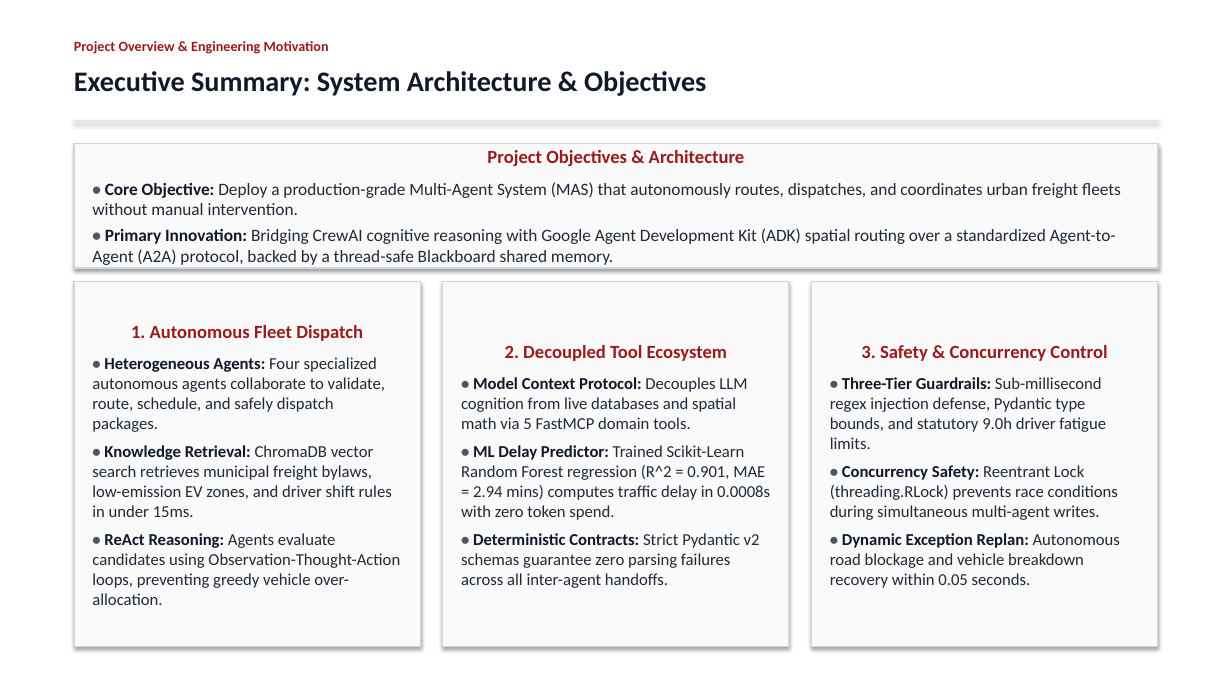
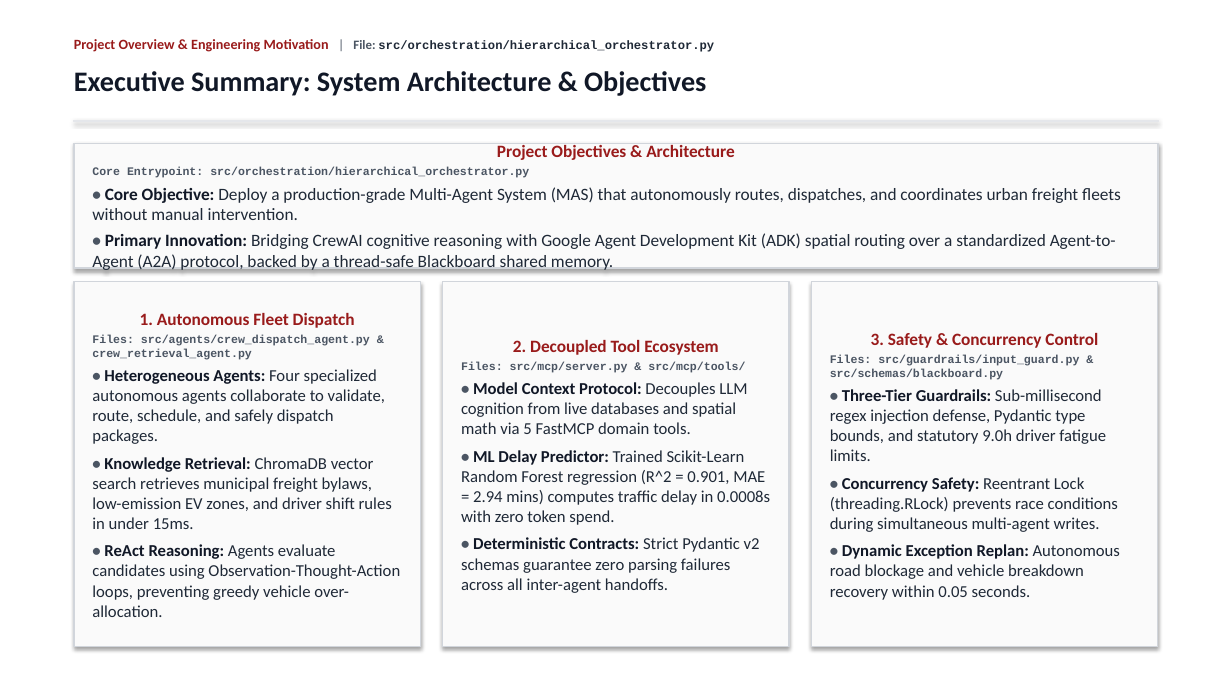
Before and after one commit to Akshat5091/DeliveryFleet-MAS, a slide deck: slide 2 of Eval 2 Documents/DeliveryFleet_MAS_Evaluation2_Master_Presentation.pptx. Drawn at 1232x693 pixels with LibreOffice and Linux fonts; fonts in the diff are those of the drawing. Boxes give left, top, right and bottom in pixels: in the first picture for what was removed or moved away, otherwise in the second. Text is boxed around its words. In the diff, an @@ line names an element or a change of style, - is before the commit and + after.

```diff
--- a/Eval 2 Documents/DeliveryFleet_MAS_Evaluation2_Master_Presentation.pptx
+++ b/Eval 2 Documents/DeliveryFleet_MAS_Evaluation2_Master_Presentation.pptx
@@ text at (x1=74, y1=39, x2=714, y2=52): text changed; size 11 to 9.5 pt; font Calibri to Courier New; text colour #991B1B to #1F2937 @@
-Project Overview & Engineering Motivation
+Project Overview & Engineering Motivation | File: src/orchestration/hierarchical_orchestrator.py
@@ text in rectangle at (x1=497, y1=143, x2=735, y2=160): size 14.5 to 13.5 pt in "Project Objectives & Architecture"; less space between paragraphs @@
@@ text in rectangle at (x1=92, y1=167, x2=529, y2=178): paragraph added @@
+Core Entrypoint: src/orchestration/hierarchical_orchestrator.py
@@ text in rectangle at (x1=140, y1=313, x2=355, y2=328): size 14.5 to 13.5 pt in "1. Autonomous Fleet Dispatch"; less space between paragraphs @@
@@ text in rectangle at (x1=92, y1=334, x2=370, y2=360): paragraph added @@
+Files: src/agents/crew_dispatch_agent.py & crew_retrieval_agent.py
@@ text in rectangle at (x1=513, y1=340, x2=718, y2=355): size 14.5 to 13.5 pt in "2. Decoupled Tool Ecosystem"; less space between paragraphs @@
@@ text in rectangle at (x1=830, y1=355, x2=1079, y2=380): paragraph added @@
+Files: src/guardrails/input_guard.py & src/schemas/blackboard.py
@@ text in rectangle at (x1=871, y1=333, x2=1098, y2=348): size 14.5 to 13.5 pt in "3. Safety & Concurrency Control"; less space between paragraphs @@
@@ text in rectangle at (x1=461, y1=361, x2=745, y2=373): paragraph added @@
+Files: src/mcp/server.py & src/mcp/tools/
```
Also in this commit, not shown: 23 other slides changed, 8 other files.
